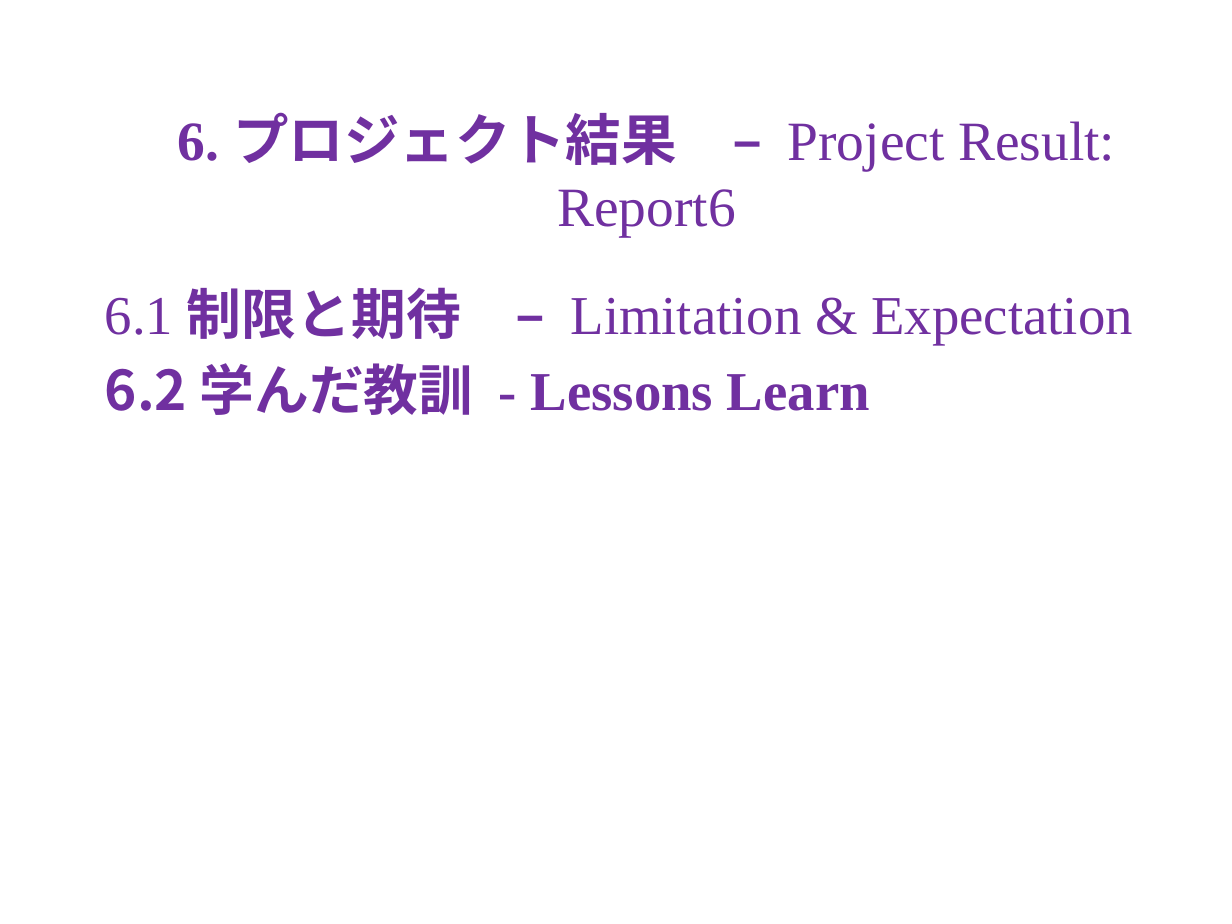
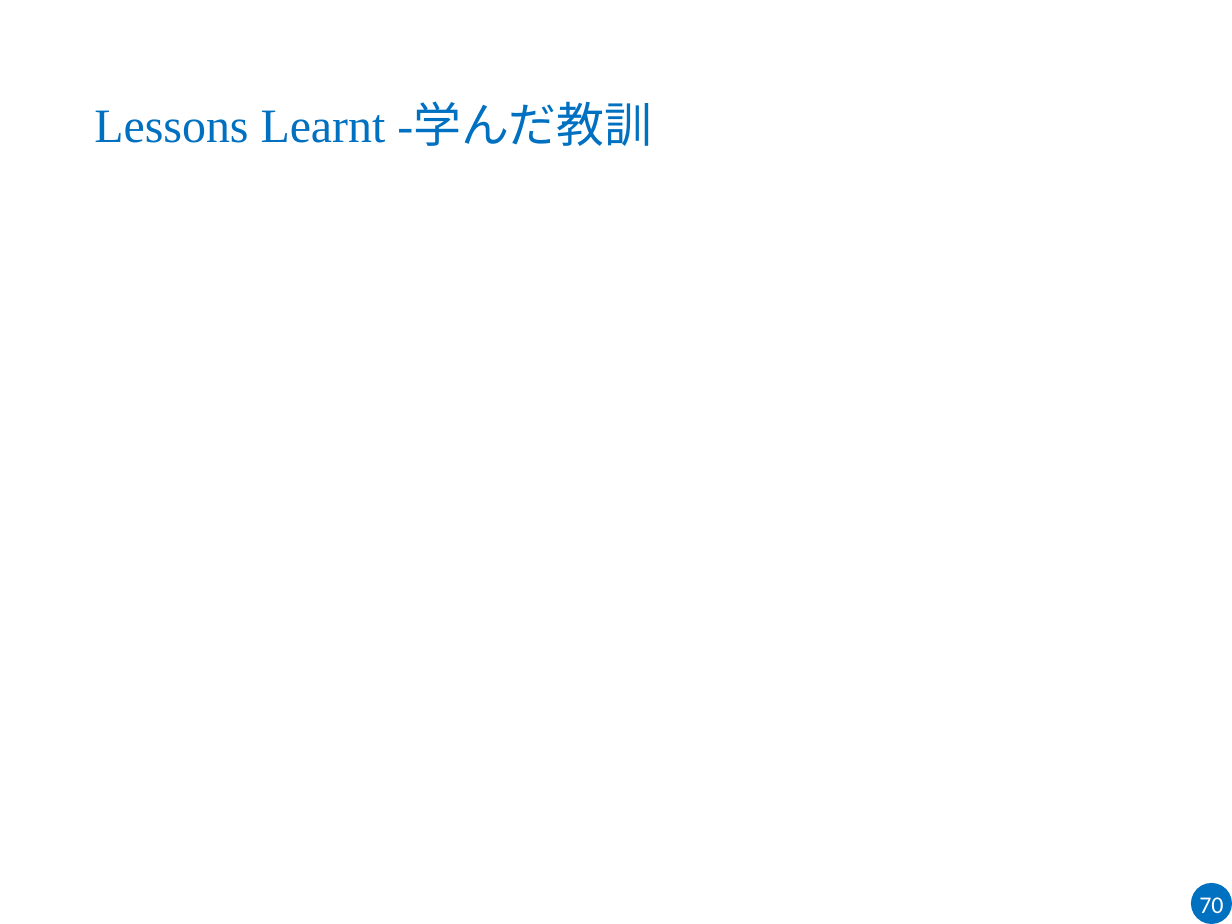
Before and after one commit to sangnvus/2015FALLJS01, a slide deck: slide 73 of WIP/Users/HuyNM/DDL_Slide_v1.0.pptx (slide 30 before the commit). Drawn at 1232x924 pixels with LibreOffice and Linux fonts; fonts in the diff are those of the drawing; background and template pictures are left out. Boxes give left, top, right and bottom in pixels: in the first picture for what was removed or moved away, otherwise in the second. Text is boxed around its words. In the diff, an @@ line names an element or a change of style, - is before the commit and + after.

```diff
--- a/WIP/Users/HuyNM/DDL_Slide_v1.0.pptx
+++ b/WIP/Users/HuyNM/DDL_Slide_v1.0.pptx
@@ title added at (94, 105, 652, 146), 28 pt, text #0070C0 @@
+Lessons Learnt -学んだ教訓
@@ title removed at (178, 112, 1115, 237) @@
-6. プロジェクト結果 – Project Result: Report6
@@ text removed at (105, 287, 1133, 415) @@
-6.1 制限と期待 – Limitation & Expectation
-6.2 学んだ教訓 - Lessons Learn
@@ ellipse added at (1191, 883, 1232, 924), fill #0070C0, 14 pt, text #FFFFFF @@
+70
```
Also in this commit, not shown: 28 other slides changed, 47 slides added, 4 slides removed.
